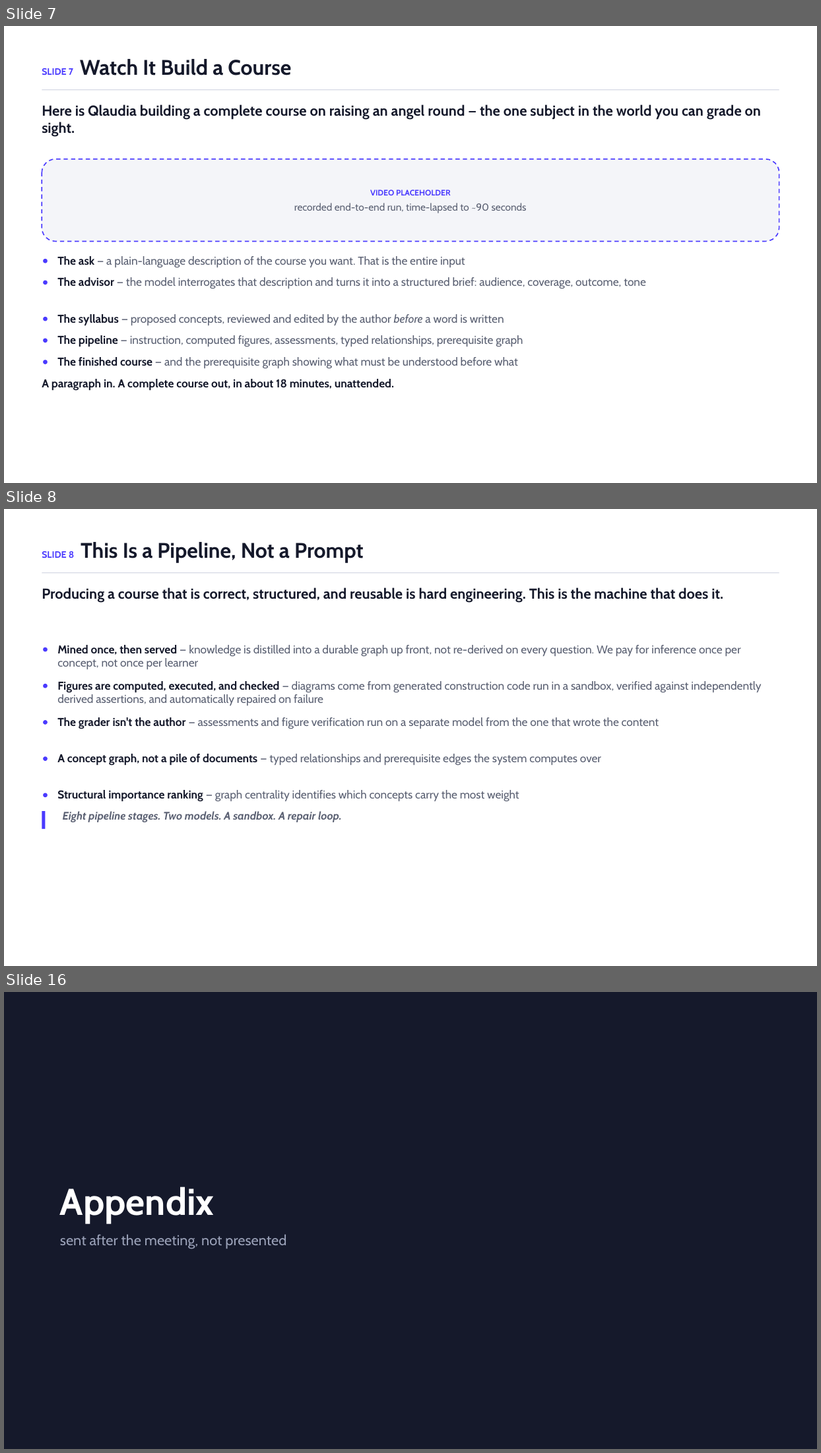
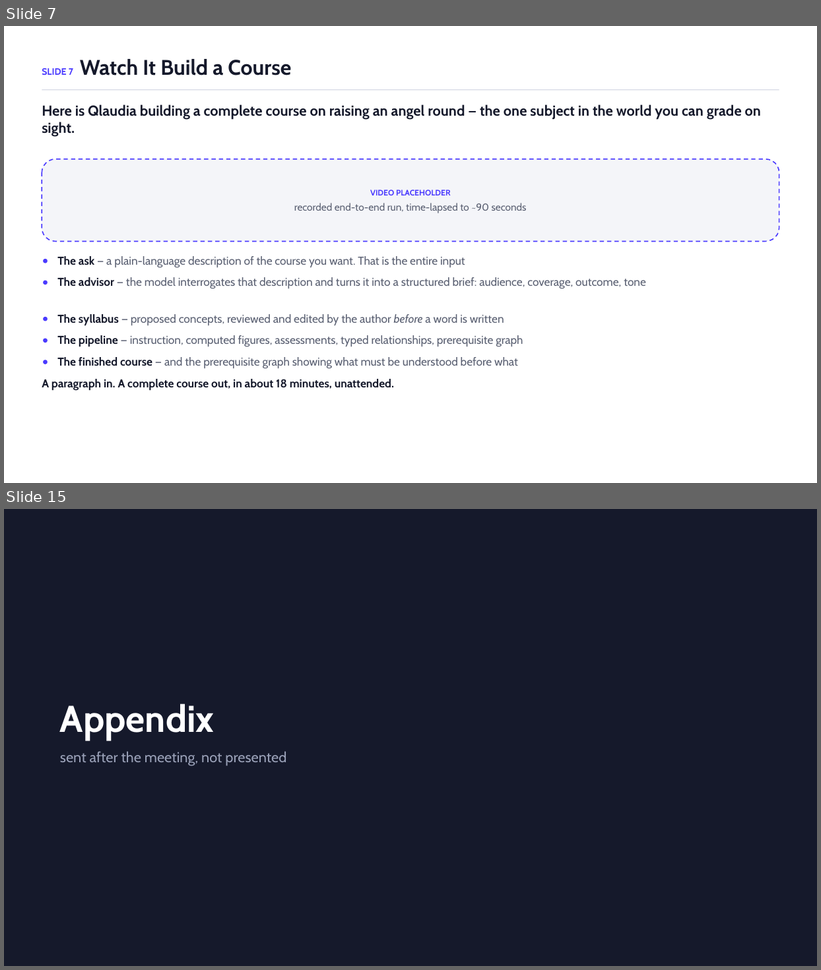
Before and after one commit to ChuckIrvine/qlaudia, a slide deck: pitch_deck/qlaudia_pitch_deck.pptx. Shown one above the other, each under a label of ours: slides 7, 8 and 16 before the commit, slides 7 and 15 after it; the slides between them are not shown. The pictures are 821x1453 and 821x970 pixels, drawn with LibreOffice and Linux fonts; fonts in the diff are those of the drawing. Boxes give left, top, right and bottom in pixels: in the first picture for what was removed or moved away, otherwise in the second. Text is boxed around its words. In the diff, an @@ line names an element or a change of style, - is before the commit and + after.

```diff
--- a/pitch_deck/qlaudia_pitch_deck.pptx
+++ b/pitch_deck/qlaudia_pitch_deck.pptx
@@ slide 8 removed at bbox=[4, 509, 817, 966], background #FFFFFF @@
@@ text removed at bbox=[42, 542, 363, 563] @@
-SLIDE 8 This Is a Pipeline, Not a Prompt
@@ rectangle removed at bbox=[42, 572, 780, 573] @@
@@ text removed at bbox=[42, 588, 723, 603] @@
-Producing a course that is correct, structured, and reusable is hard engineering. This is the machine that does it.
@@ text removed at bbox=[57, 645, 741, 669] @@
-Mined once, then served — knowledge is distilled into a durable graph up front, not re-derived on every question. We pay for inference once per concept, not once per learner
@@ ellipse removed at bbox=[43, 648, 48, 652] @@
@@ ellipse removed at bbox=[43, 684, 48, 689] @@
@@ text removed at bbox=[57, 681, 761, 706] @@
-Figures are computed, executed, and checked — diagrams come from generated construction code run in a sandbox, verified against independently derived assertions, and automatically repaired on failure
@@ ellipse removed at bbox=[43, 720, 48, 724] @@
@@ text removed at bbox=[57, 718, 659, 729] @@
-The grader isn't the author — assessments and figure verification run on a separate model from the one that wrote the content
@@ ellipse removed at bbox=[43, 757, 48, 761] @@
@@ text removed at bbox=[57, 754, 601, 766] @@
-A concept graph, not a pile of documents — typed relationships and prerequisite edges the system computes over
@@ ellipse removed at bbox=[43, 793, 48, 797] @@
@@ text removed at bbox=[57, 790, 519, 802] @@
-Structural importance ranking — graph centrality identifies which concepts carry the most weight
@@ rectangle removed at bbox=[42, 811, 46, 829] @@
@@ text removed at bbox=[63, 811, 342, 823] @@
-Eight pipeline stages. Two models. A sandbox. A repair loop.
@@ what was slide 16 is now slide 15 @@
```
Also in this commit, not shown: 9 slides changed, 5 slides added, 5 other slides removed, 2 other files.
